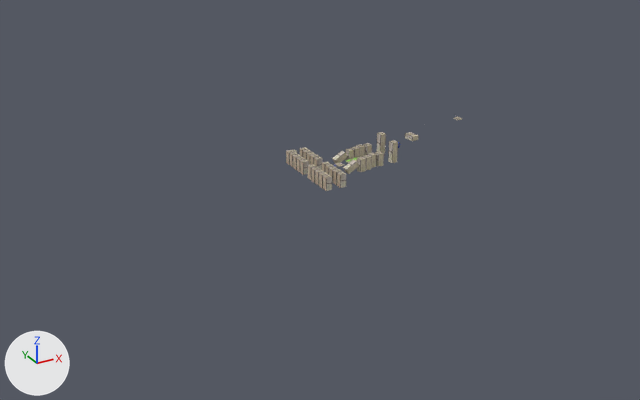
A saved change to the Blender file Solution/Resources/StageEditor/stage.blend.
The view is the same before and after, from a 50 mm lens placed at (-1764.0, -3252.0, 1496.0), pointed at (58.0, 61.0, -161.0). Arrows for +X, +Y and +Z are at lower left; the lights stay in place.

Before the edit, the objects in view are built like this:
```python
me_cube_016 = bpy.data.meshes.new('Cube.016')
me_cube_016.from_pydata(...)  # a box spanning x -1.0..1.0, y -1.0..1.0, z -1.0..1.0
me_cube_016.materials.append(mat_マテリアル_011)  # picture img_ground1_png_026
ob_ground_021 = bpy.data.objects.new('Ground.021', me_cube_016)
ob_ground_021.location = (0.0, 200.0, -20.0)
ob_ground_021.scale = (1000.0, 1000.0, 20.0)
ob_ground_021.hide_set(True)  # its collection is switched off
```
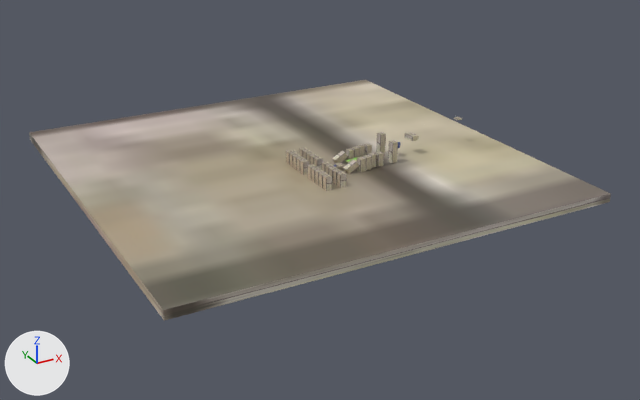
What differs and where, as boxes (x1, y1, x2, y2) in the pictures (640 x 400 px):
'Ground.021', shown
    after: (29, 80, 611, 321)

The change, as a diff of the scene's bpy script:
```diff
--- a/Solution/Resources/StageEditor/stage.blend.py
+++ b/Solution/Resources/StageEditor/stage.blend.py
@@ ob_ground_021 @@
 ob_ground_021.scale = (1000.0, 1000.0, 20.0)
-ob_ground_021.hide_set(True)  # its collection is switched off
```
